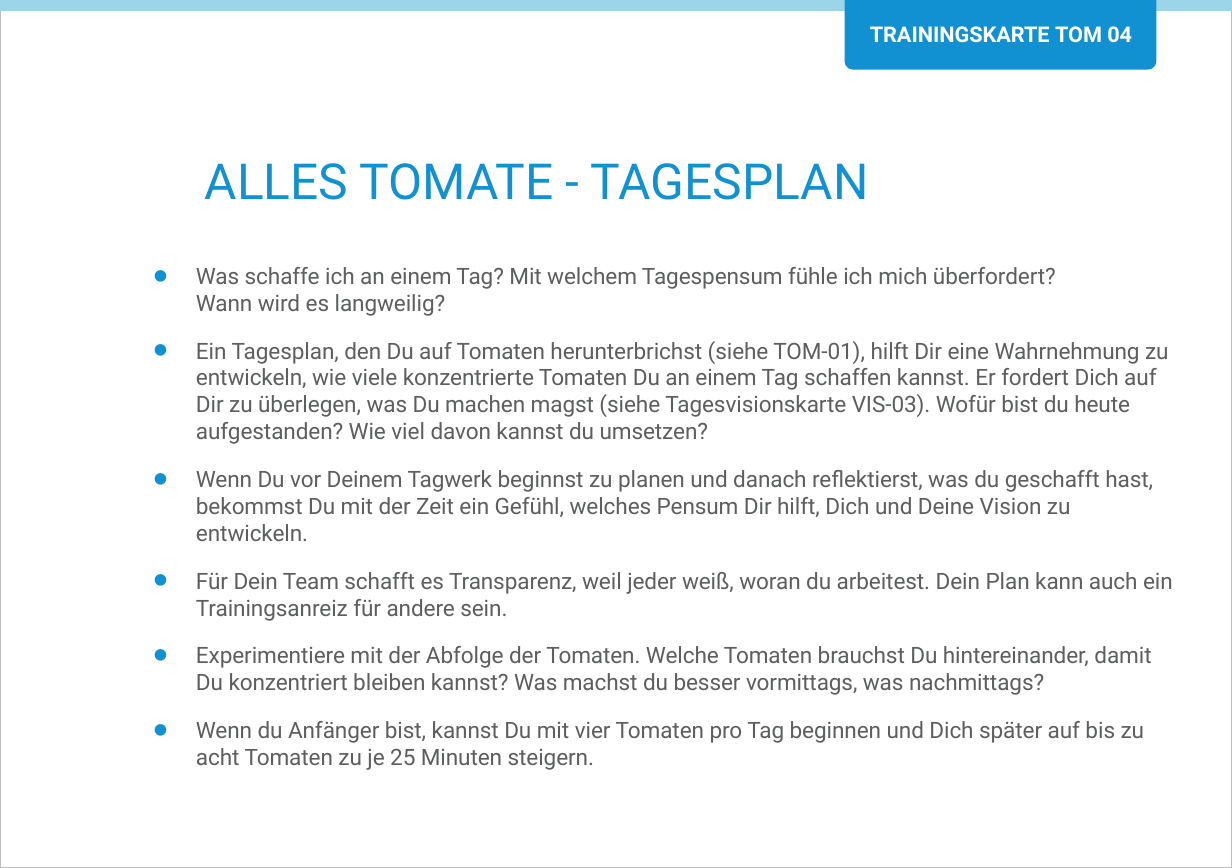
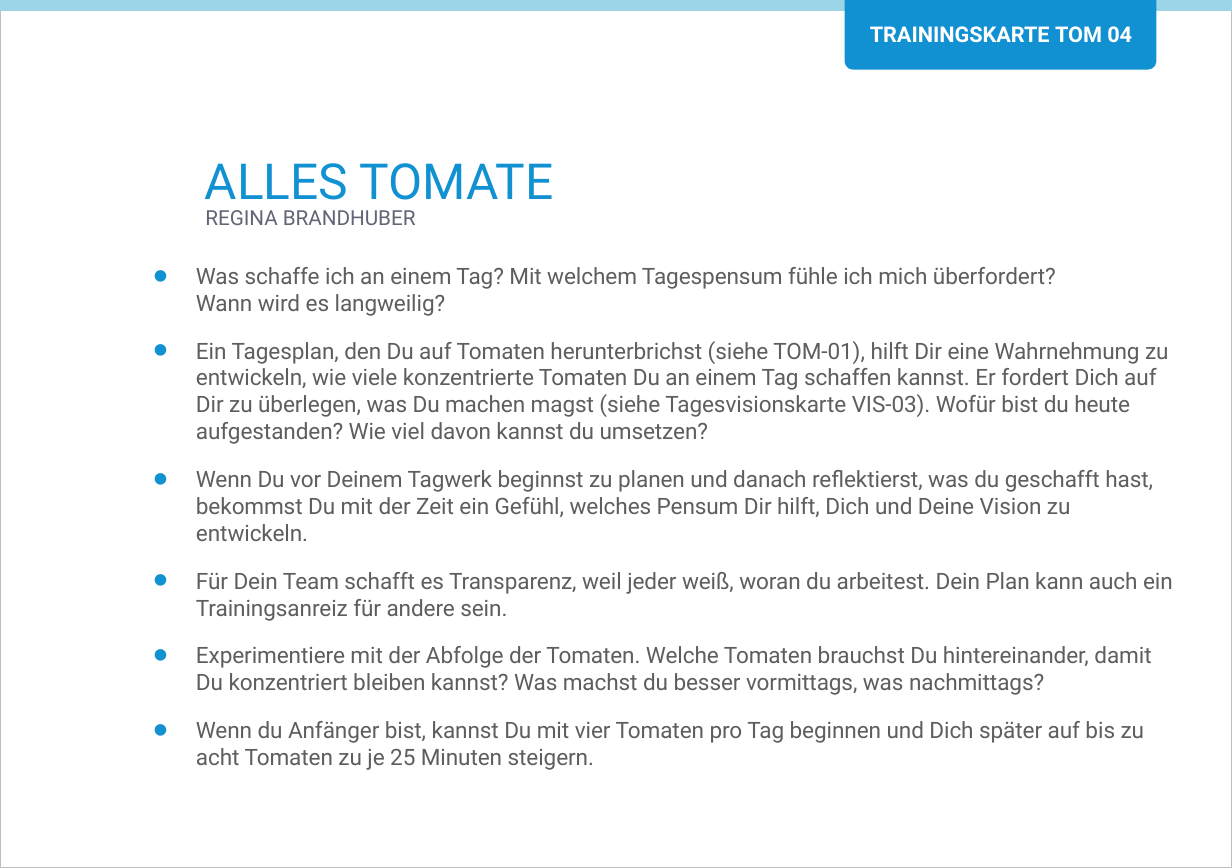
Before and after one commit to Teamtool/training-materials, a slide deck: slide 1 of agile moves/Tomatoes (TOM)/ger/apprentice/ger_TOM_04_Alles_Tomate_Tagesplan_AM_A.pptx. Drawn at 1232x868 pixels with LibreOffice and Linux fonts; fonts in the diff are those of the drawing; background and template pictures are left out. Boxes give left, top, right and bottom in pixels: in the first picture for what was removed or moved away, otherwise in the second. Text is boxed around its words. In the diff, an @@ line names an element or a change of style, - is before the commit and + after.

Commit message:
Tagesplan AM und MM grade gezogen und eingecheckt

```diff
--- a/agile moves/Tomatoes (TOM)/ger/apprentice/ger_TOM_04_Alles_Tomate_Tagesplan_AM_A.pptx
+++ b/agile moves/Tomatoes (TOM)/ger/apprentice/ger_TOM_04_Alles_Tomate_Tagesplan_AM_A.pptx
@@ title at (205, 163, 554, 211): text changed @@
-ALLES TOMATE - TAGESPLAN
+ALLES TOMATE
@@ text added at (205, 210, 416, 225), 10 pt, text #616575 @@
+REGINA BRANDHUBER
```
Also in this commit, not shown: 1 other slide changed, 2 other files.
